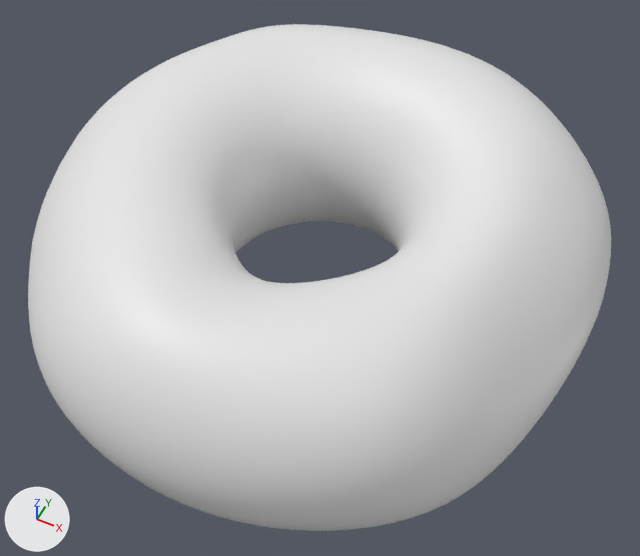
One commit to the Blender file Doughnut.blend: the scene before it, then after it.
Both versions are drawn from a camera (50 mm lens) standing at (0.0732, -0.1464, 0.1697) and looking at (0.0031, -0.0061, -0.0057). Arrows for +X, +Y and +Z are at lower left; the lights stay in place.
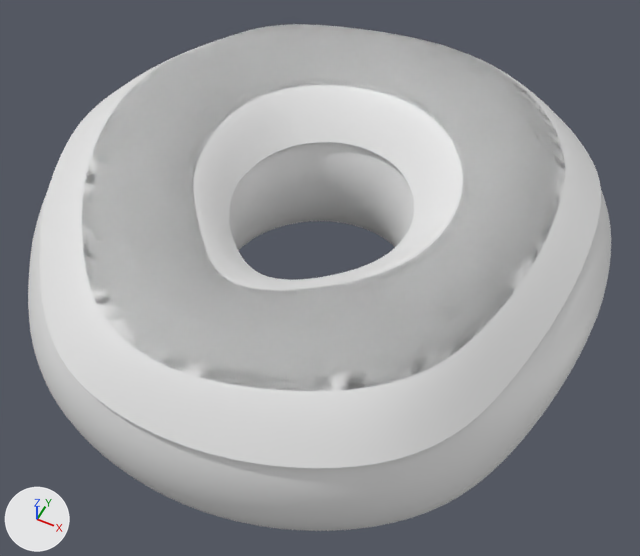
Where the change shows, as pixel boxes [x1, y1, x2, y2] in the pictures (640 x 556 px):
part 1 of me_torus_001, added
    after: [40, 24, 601, 468]

The change, as a diff of the scene's bpy script:
```diff
--- a/Doughnut.blend.py
+++ b/Doughnut.blend.py
@@ me_torus_001 @@
 # used by ob_torus_001; location = (0.0, 0.0, 0.0)
-me_torus_001.from_pydata(...)  # 336 vertices, 336 faces; spans x -0.08..0.073, y -0.08..0.08, z -0.03..0.033
+me_torus_001.from_pydata(...)  # 476 vertices, 448 faces; spans x -0.08..0.073, y -0.08..0.08, z -0.03..0.033
+# me_torus_001 part 1: a new loose piece of 140 vertices spanning x -0.075..0.066, y -0.076..0.076, z 0.012..0.033
```
